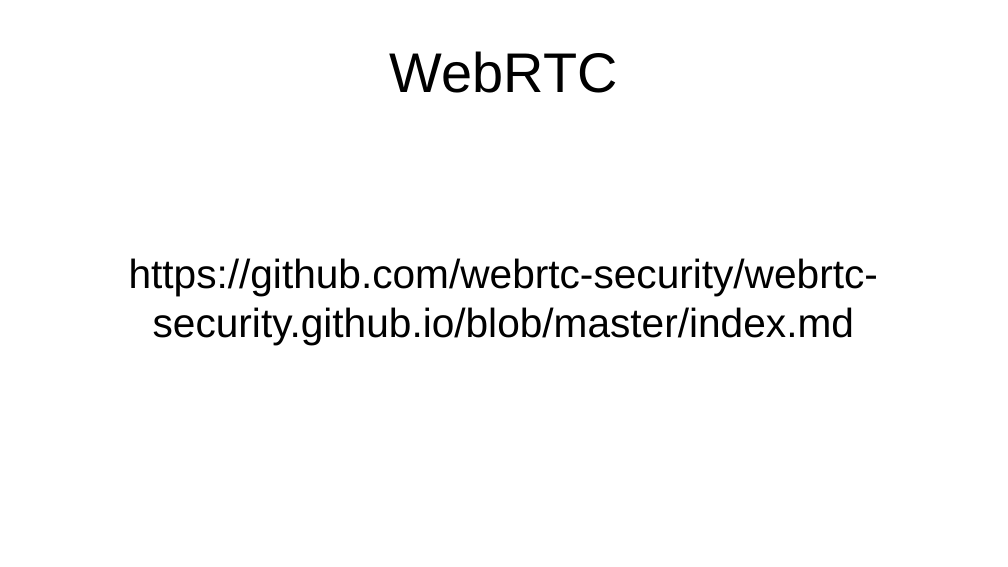
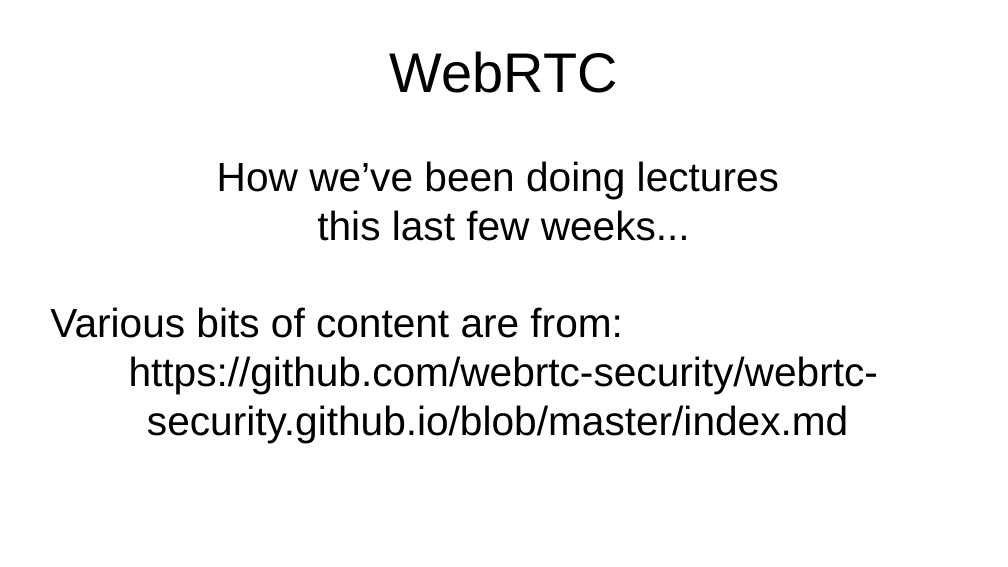
Before and after one commit to sftcd/cs7053, a slide deck: slide 1 of 2016lectures/12-webrtc.odp. Drawn at 1008x567 pixels with LibreOffice and Linux fonts; fonts in the diff are those of the drawing. Boxes give left, top, right and bottom in pixels: in the first picture for what was removed or moved away, otherwise in the second. Text is boxed around its words. In the diff, an @@ line names an element or a change of style, - is before the commit and + after.

```diff
--- a/2016lectures/12-webrtc.odp
+++ b/2016lectures/12-webrtc.odp
@@ subtitle at box(50, 161, 779, 338): paragraphs added @@
+How we’ve been doing lectures
+this last few weeks...
+Various bits of content are from:
```
Also in this commit, not shown: 10 slides added, 2 other files.
